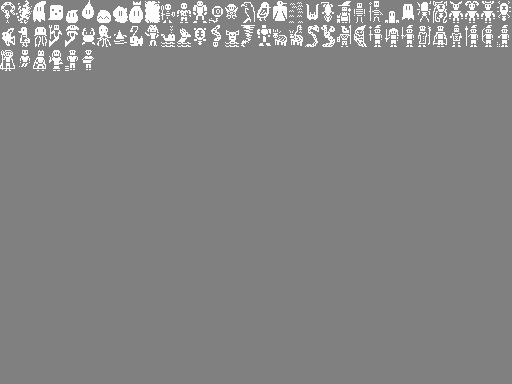
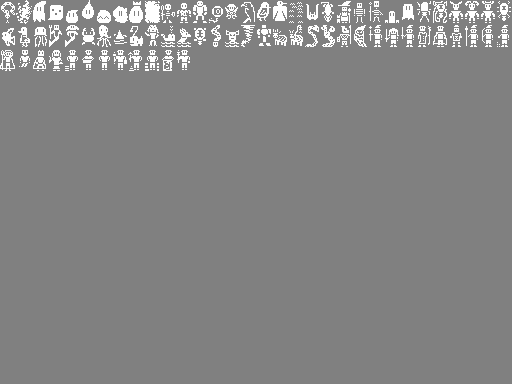
Two versions of the same layered image (512px x 384px). Layer-by-layer changes:
painted on "Background" over [99, 50, 190, 71]
